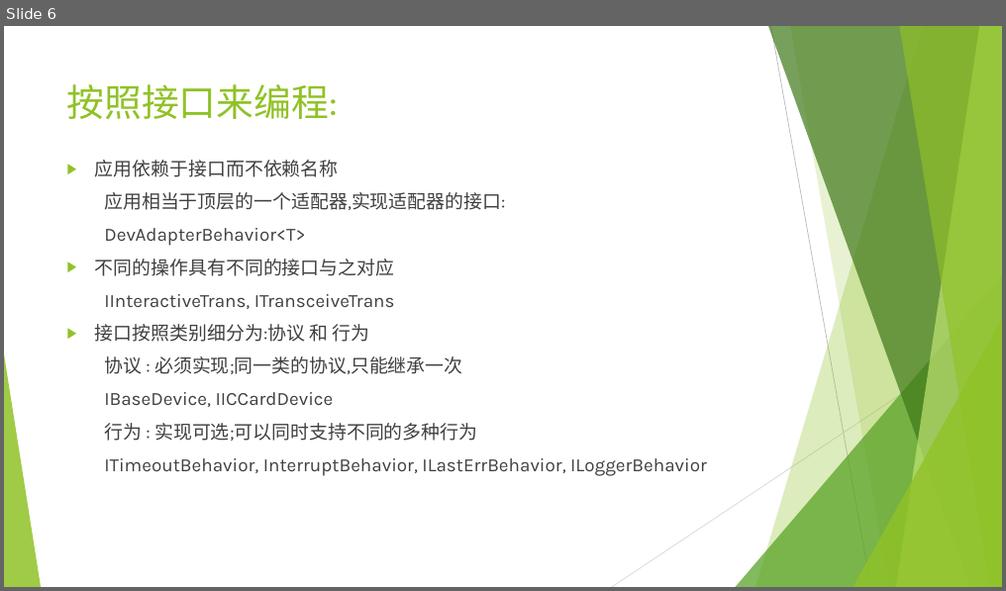
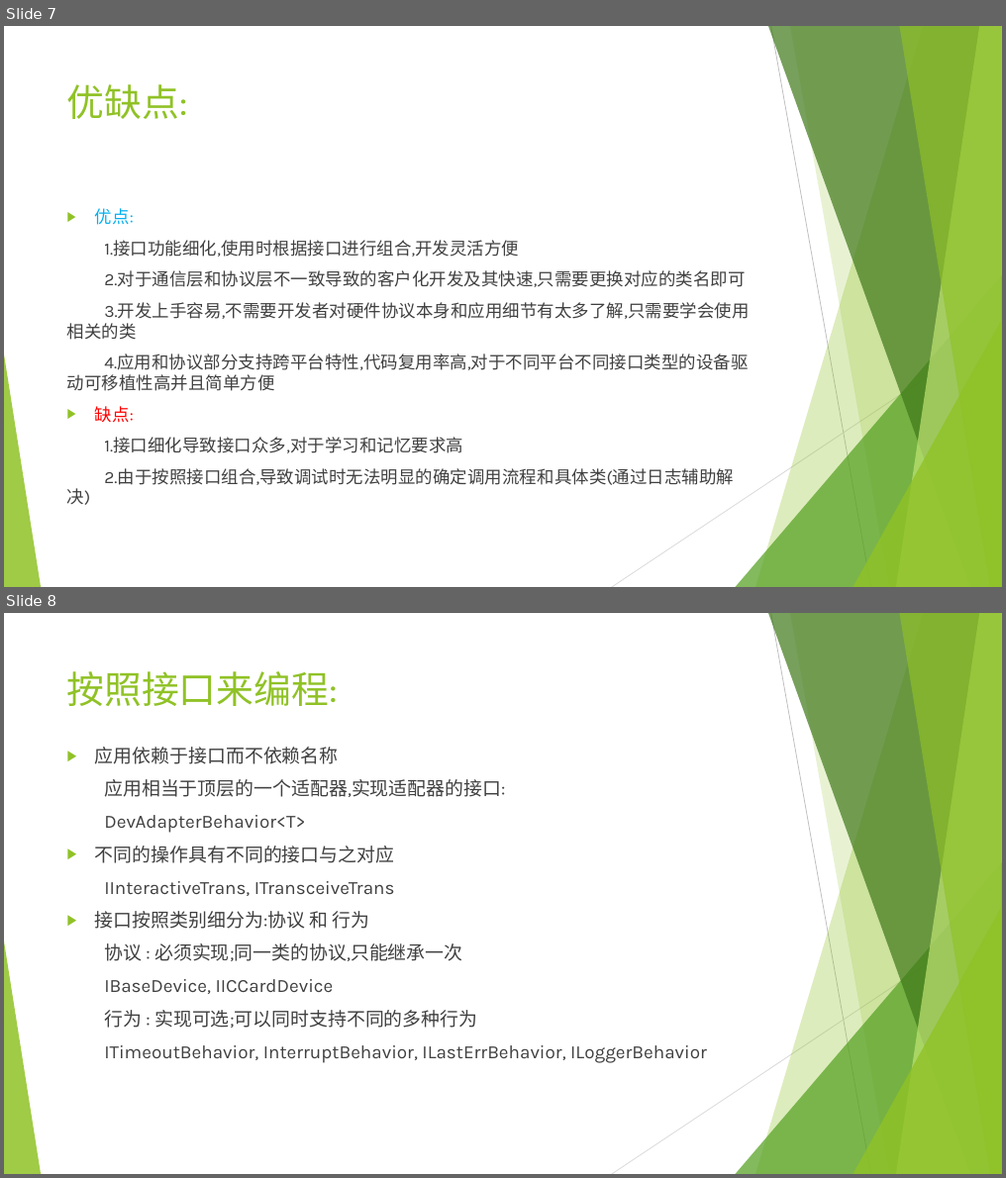
Before and after one commit to Zhyioo/libzhouyb_doc, a slide deck: PPT/第3章 框架结构.pptx. Shown one above the other, each under a label of ours: slide 6 before the commit, slides 7 and 8 after it. The pictures are 1006x591 and 1006x1178 pixels, drawn with LibreOffice and Linux fonts; fonts in the diff are those of the drawing. Boxes give left, top, right and bottom in pixels: in the first picture for what was removed or moved away, otherwise in the second. Text is boxed around its words. In the diff, an @@ line names an element or a change of style, - is before the commit and + after.

```diff
--- a/PPT/第3章 框架结构.pptx
+++ b/PPT/第3章 框架结构.pptx
@@ slide 7 added at bbox=[4, 26, 1002, 587], background #FFFFFF; not listed: 10 template elements that a slide beside it also shows @@
@@ title added at bbox=[67, 84, 188, 119], 36 pt, text #90C226 @@
+优缺点:
@@ text added at bbox=[67, 208, 748, 485], 16.6 pt, text #404040 @@
+▶ 优点:
+1.接口功能细化,使用时根据接口进行组合,开发灵活方便
+2.对于通信层和协议层不一致导致的客户化开发及其快速,只需要更换对应的类名即可
+3.开发上手容易,不需要开发者对硬件协议本身和应用细节有太多了解,只需要学会使用相关的类
+4.应用和协议部分支持跨平台特性,代码复用率高,对于不同平台不同接口类型的设备驱动可移植性高并且简单方便
+▶ 缺点:
+1.接口细化导致接口众多,对于学习和记忆要求高
+2.由于按照接口组合,导致调试时无法明显的确定调用流程和具体类(通过日志辅助解决)
@@ what was slide 6 is now slide 8 @@
```
Also in this commit, not shown: 1 other slide added, 3 other files.
